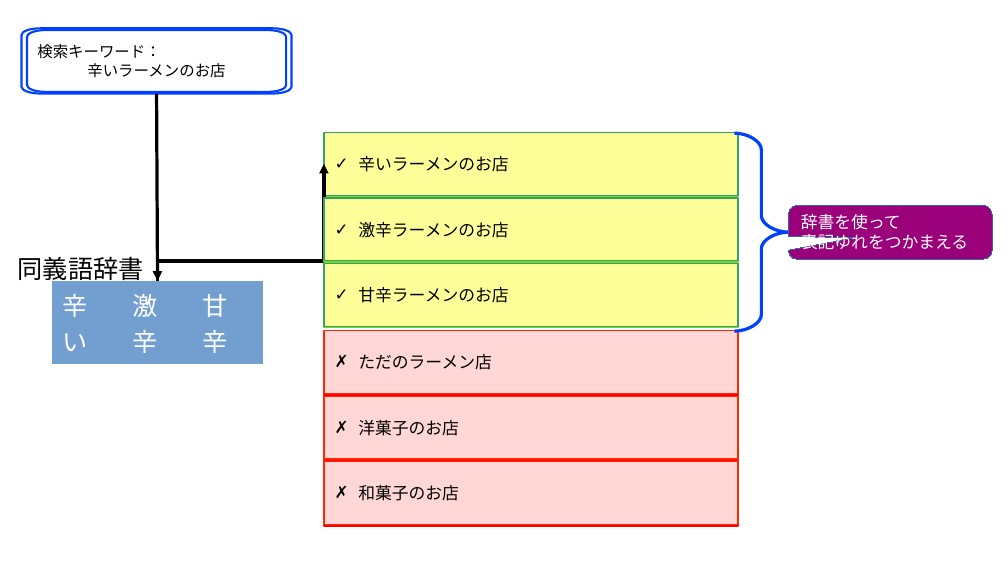
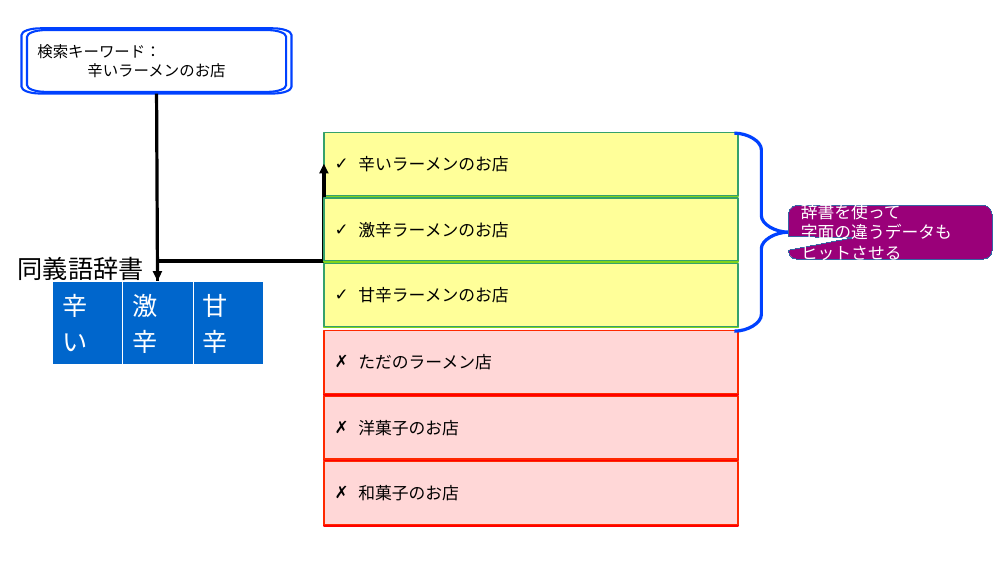
Before and after one commit to komainu8/rabbit-slide-komainu8-postgresql-conference-japan-2025, a slide deck: slide 2 of images.odp. Drawn at 1008x567 pixels with LibreOffice and Linux fonts; fonts in the diff are those of the drawing. Boxes give left, top, right and bottom in pixels: in the first picture for what was removed or moved away, otherwise in the second. Text is boxed around its words. In the diff, an @@ line names an element or a change of style, - is before the commit and + after.

```diff
--- a/images.odp
+++ b/images.odp
@@ text in rounded speech box at (801, 224, 952, 264): text changed @@
-表記ゆれをつかまえる
+字面の違うデータもヒットさせる
@@ table at (52, 281, 264, 357) @@
@@ fill #729FCF to #0066CC in row 1 @@
@@ borders changed @@
```
Also in this commit, not shown: 7 other slides changed, 7 other files.
